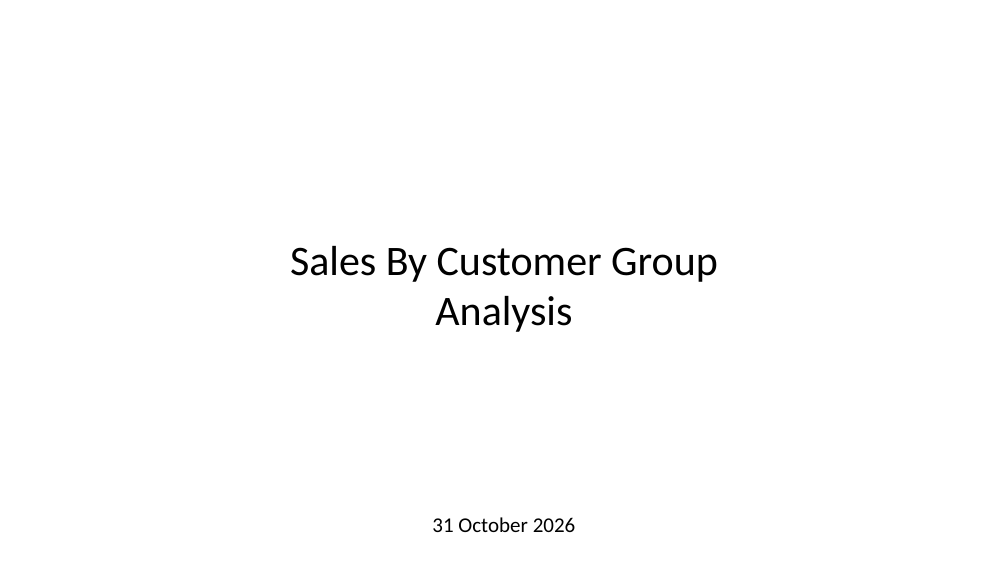
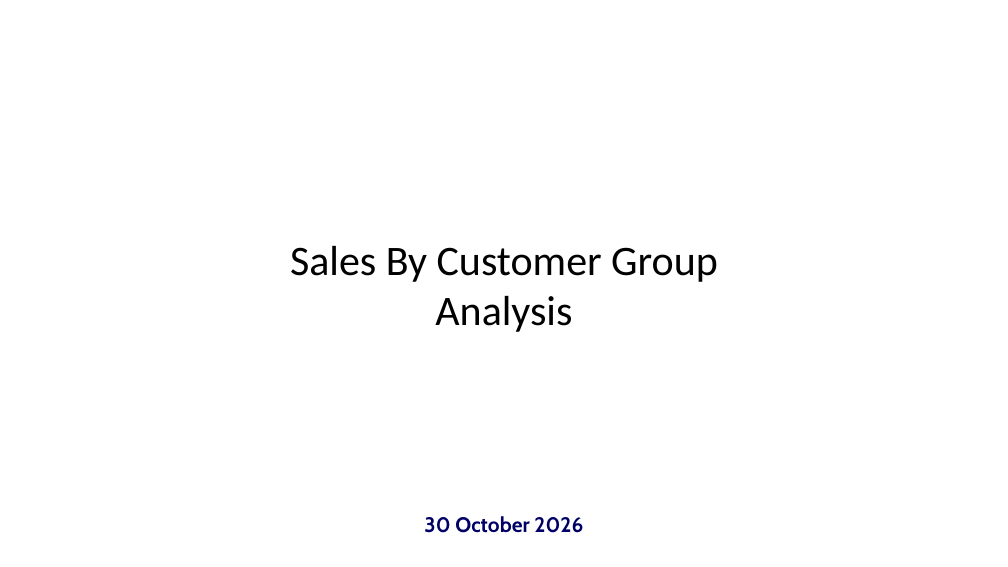
Before and after one commit to syahidpebrian4/Generator-PPT-Report-Sales, a slide deck: slide 1 of TEMPLATE.pptx. Drawn at 1008x567 pixels with LibreOffice and Linux fonts; fonts in the diff are those of the drawing; background and template pictures are left out. Boxes give left, top, right and bottom in pixels: in the first picture for what was removed or moved away, otherwise in the second. Text is boxed around its words. In the diff, an @@ line names an element or a change of style, - is before the commit and + after.

```diff
--- a/TEMPLATE.pptx
+++ b/TEMPLATE.pptx
@@ text at bbox=[424, 516, 583, 533]: text changed; font Calibri to Cabin; text colour #000000 to #000066; bold on @@
-31 October 2026
+30 October 2026
```
Also in this commit, not shown: 3 other slides changed.
